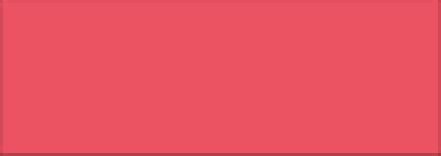
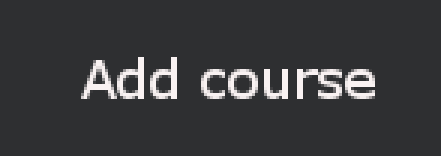
The second 441 × 156 image is a revision of the first. Changes to its layers:
added layer "Add course" above "Pasted Layer #2" over (x1=81, y1=57, x2=375, y2=99)
hid "Pasted Layer #1", painted on it over (x1=0, y1=0, x2=441, y2=156)
painted on "Pasted Layer" over (x1=0, y1=0, x2=441, y2=156)
